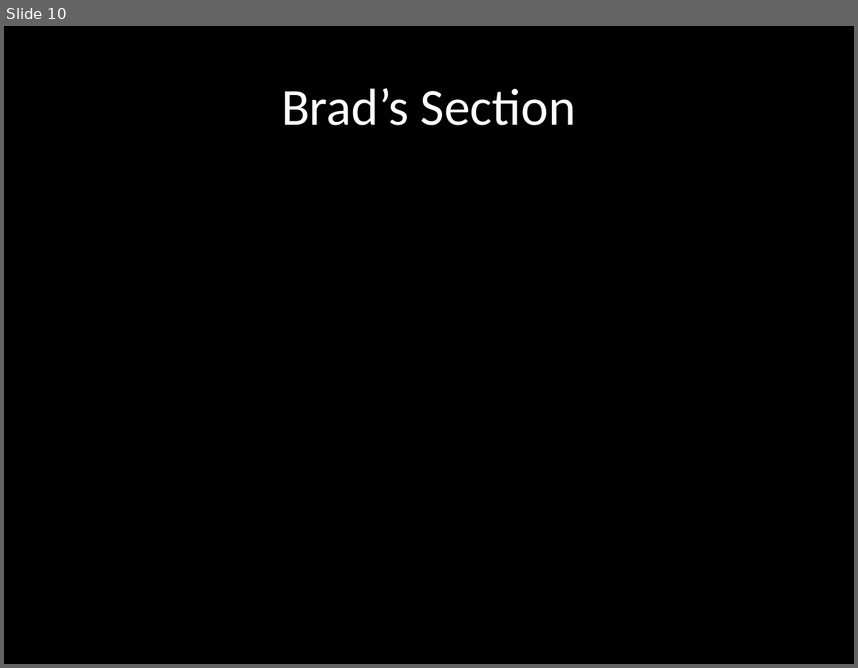
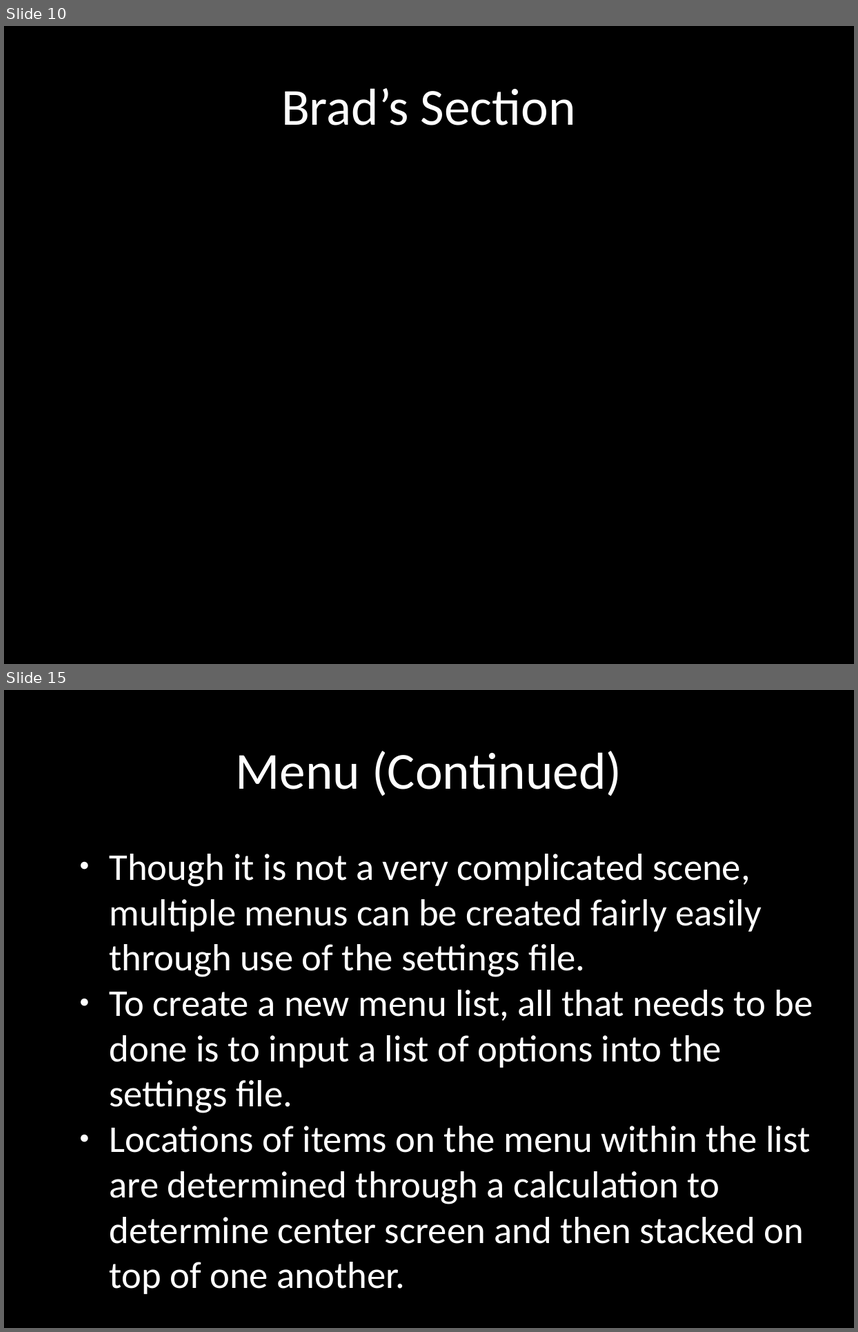
Before and after one commit to terrencepreilly/CPS410, a slide deck: final_presentation/Presentation.pptx. Shown one above the other, each under a label of ours: slide 10 before the commit, slides 10 and 15 after it; the slides between them are not shown. The pictures are 858x668 and 858x1332 pixels, drawn with LibreOffice and Linux fonts; fonts in the diff are those of the drawing; background and template pictures are left out. Boxes give left, top, right and bottom in pixels: in the first picture for what was removed or moved away, otherwise in the second. Text is boxed around its words. In the diff, an @@ line names an element or a change of style, - is before the commit and + after.

```diff
--- a/final_presentation/Presentation.pptx
+++ b/final_presentation/Presentation.pptx
@@ slide 15 added at <box>4,690,854,1328</box>, background #000000 @@
@@ text added at <box>235,751,622,796</box>, 44 pt, text #FFFFFF @@
+Menu (Continued)
@@ text added at <box>109,854,813,1243</box>, 32 pt, text #FFFFFF @@
+● Though it is not a very complicated scene, multiple menus can be created fairly easily through use of the settings file.
+● To create a new menu list, all that needs to be done is to input a list of options into the settings file.
+● Locations of items on the menu within the list are determined through a calculation to determine center screen and then stacked on top of one another.
```
Also in this commit, not shown: 4 slides changed, 2 other slides added, 4 slides removed.
